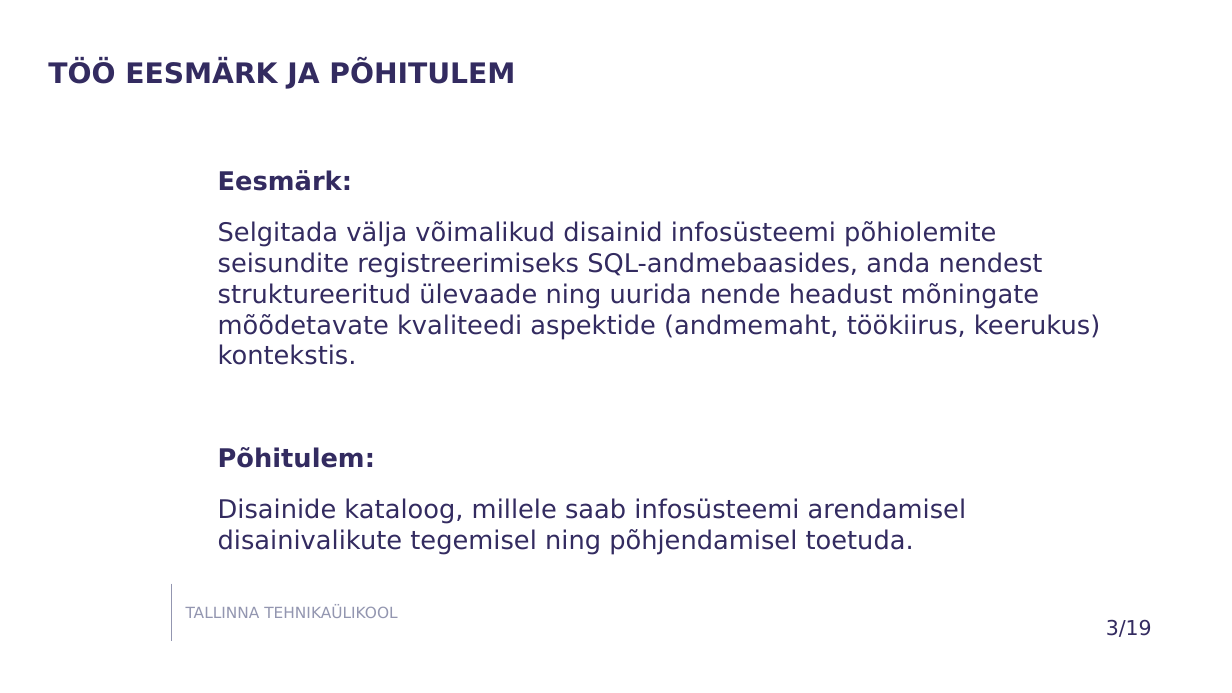
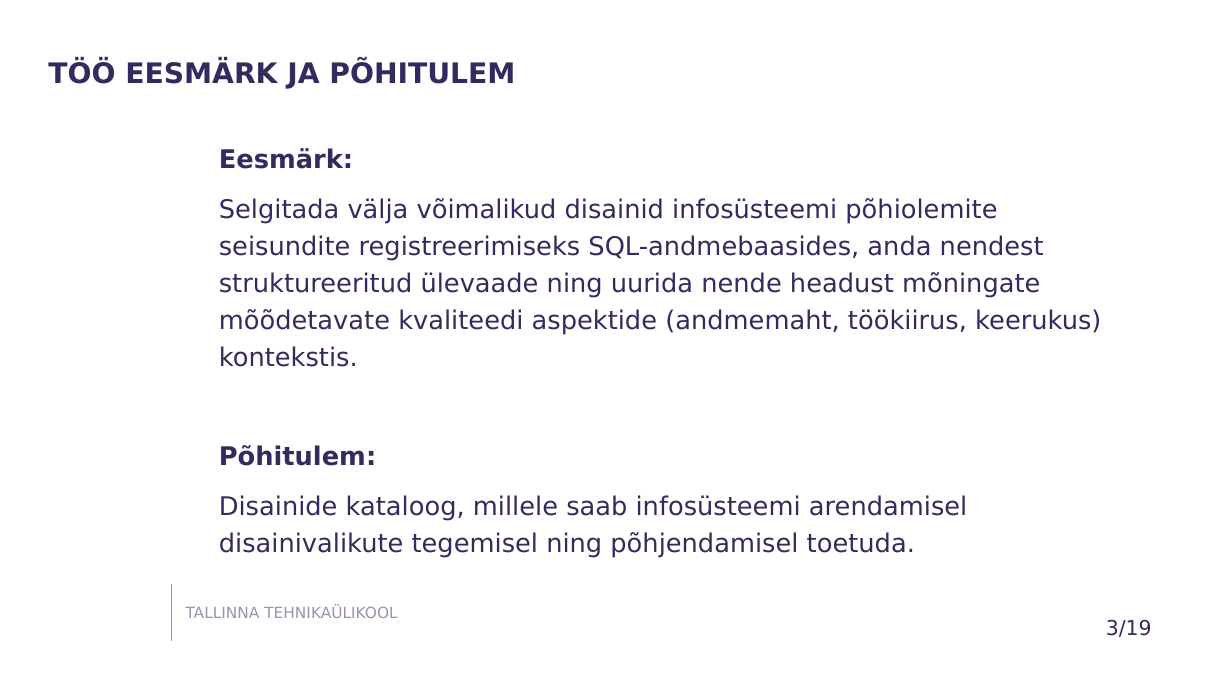
Before and after one commit to susannapeek1/SEISUNDITE-ESITAMINE-SQL-ANDMEBAASIDES, a slide deck: slide 3 of Ettekanne/Esitlus_Infosüsteemi_põhiolemite_seisundite_esitamine_SQL-Andmebaasides_Susanna_Peek.pptx. Drawn at 1232x693 pixels with LibreOffice and Linux fonts; fonts in the diff are those of the drawing; background and template pictures are left out. Boxes give left, top, right and bottom in pixels: in the first picture for what was removed or moved away, otherwise in the second. Text is boxed around its words. In the diff, an @@ line names an element or a change of style, - is before the commit and + after.

```diff
--- a/Ettekanne/Esitlus_Infosüsteemi_põhiolemite_seisundite_esitamine_SQL-Andmebaasides_Susanna_Peek.pptx
+++ b/Ettekanne/Esitlus_Infosüsteemi_põhiolemite_seisundite_esitamine_SQL-Andmebaasides_Susanna_Peek.pptx
@@ text "Eesmärk:": place and size @@
-text "Eesmärk:" at box(218, 170, 1100, 555)
+text "Eesmärk:" at box(219, 148, 1101, 558)
@@ text "Eesmärk:" at box(219, 148, 1101, 558): line spacing 1 to 1.2; less space between paragraphs @@
```
Also in this commit, not shown: 22 other slides changed.
